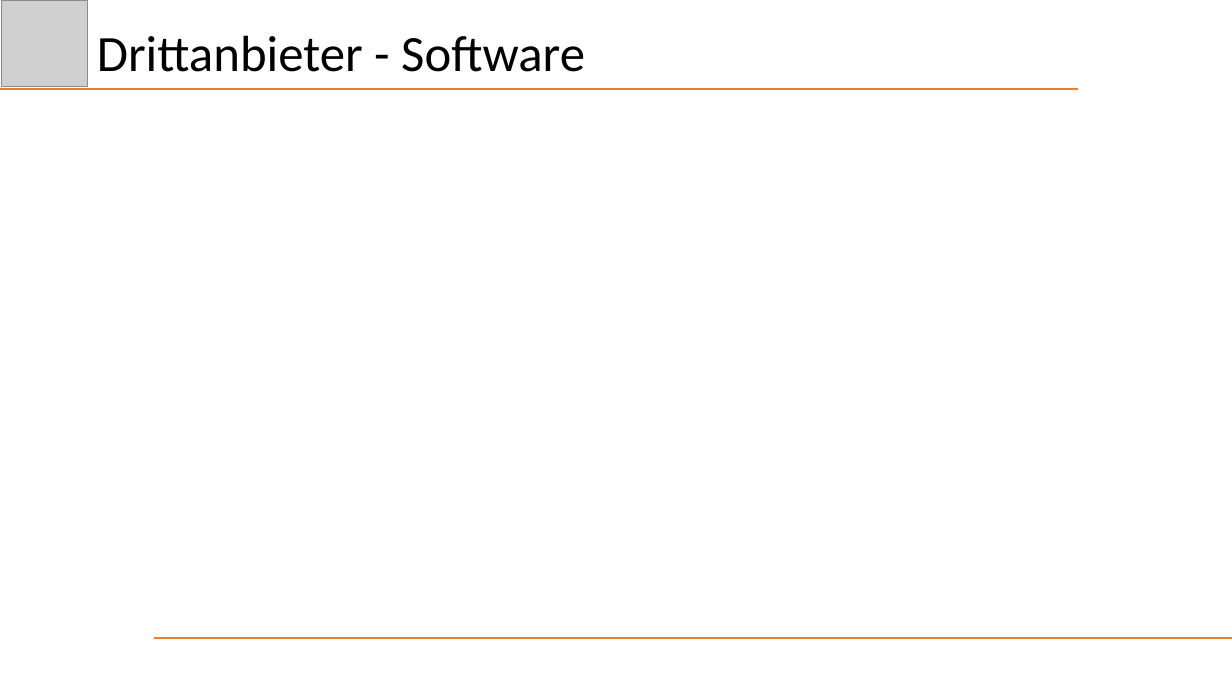
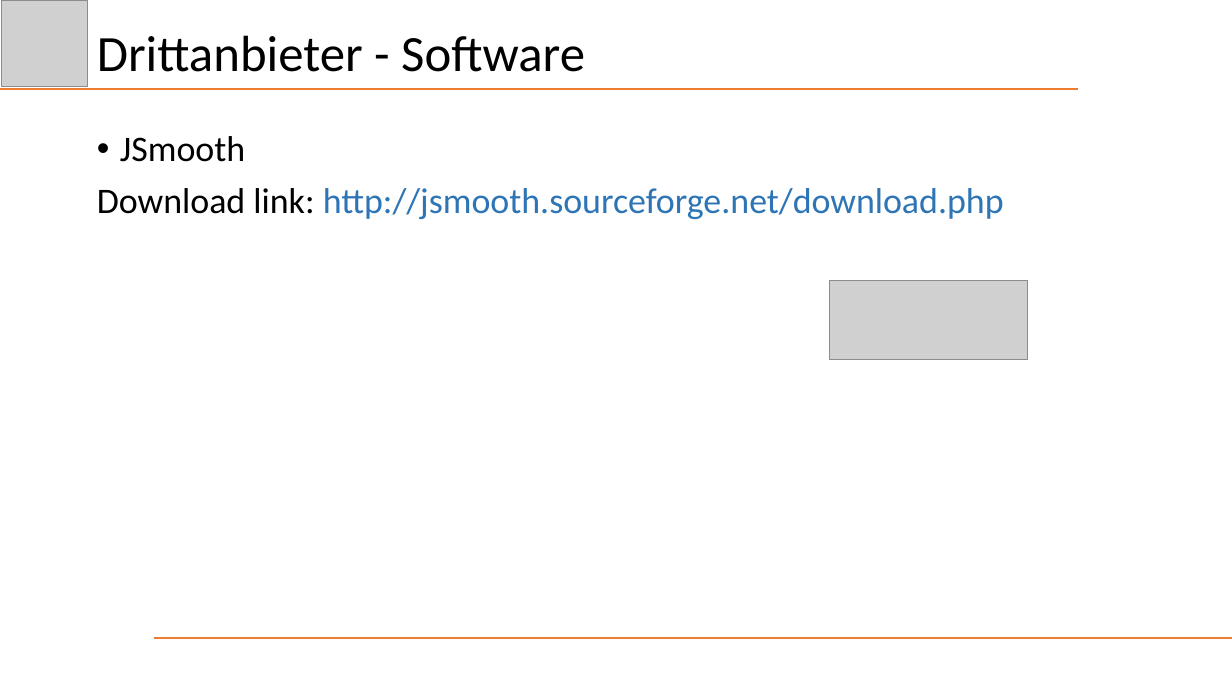
Before and after one commit to Schnitzel128/sejava, a slide deck: slide 15 of Präsentation/DezHex(Serhiy).pptx. Drawn at 1232x693 pixels with LibreOffice and Linux fonts; fonts in the diff are those of the drawing; grey boxes stand for pictures. Boxes give left, top, right and bottom in pixels: in the first picture for what was removed or moved away, otherwise in the second. Text is boxed around its words. In the diff, an @@ line names an element or a change of style, - is before the commit and + after.

Commit message:
ergenzunge zu ppt

```diff
--- a/Präsentation/DezHex(Serhiy).pptx
+++ b/Präsentation/DezHex(Serhiy).pptx
@@ text added at (x1=97, y1=136, x2=1004, y2=219), 28 pt, text #2E75B6 @@
+• JSmooth
+Download link: http://jsmooth.sourceforge.net/download.php
@@ picture added at (x1=830, y1=280, x2=1029, y2=359) @@
```
